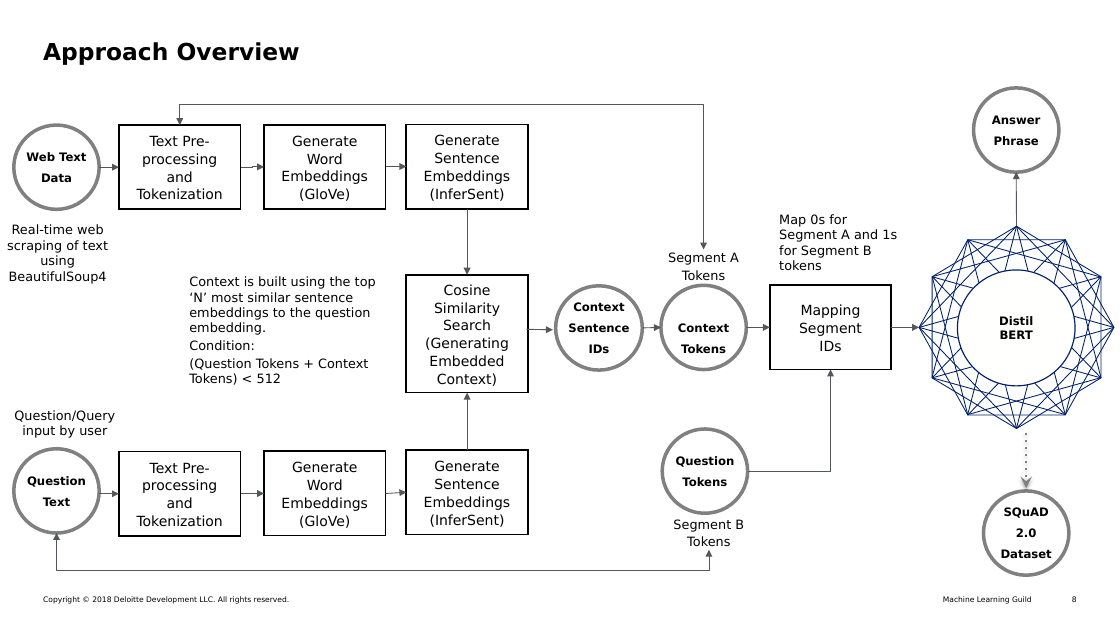
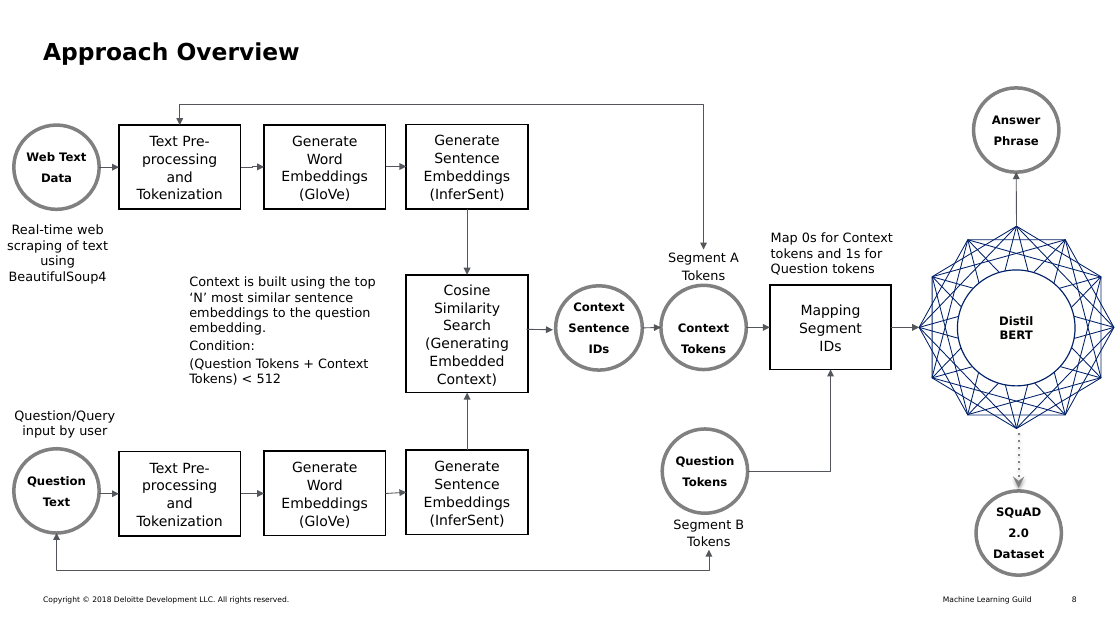
Before and after one commit to niravraje/Web-QnA, a slide deck: slide 8 of PPT/MLG Capstone Presentation - Final v4.pptx. Drawn at 1120x630 pixels with LibreOffice and Linux fonts; fonts in the diff are those of the drawing. Boxes give left, top, right and bottom in pixels: in the first picture for what was removed or moved away, otherwise in the second. Text is boxed around its words. In the diff, an @@ line names an element or a change of style, - is before the commit and + after.

```diff
--- a/PPT/MLG Capstone Presentation - Final v4.pptx
+++ b/PPT/MLG Capstone Presentation - Final v4.pptx
@@ text at (771, 232, 893, 275): text changed @@
-Map 0s for Segment A and 1s for Segment B tokens
+Map 0s for Context tokens and 1s for Question tokens
@@ arrow moved from (1027, 488) - (1027, 432) to (1019, 488) - (1019, 432) @@
@@ ellipse "SQuAD": place and size @@
-ellipse "SQuAD" at (983, 492, 1069, 576)
+ellipse "SQuAD" at (976, 492, 1062, 576)
```
Also in this commit, not shown: 3 other slides changed, 2 other files.
